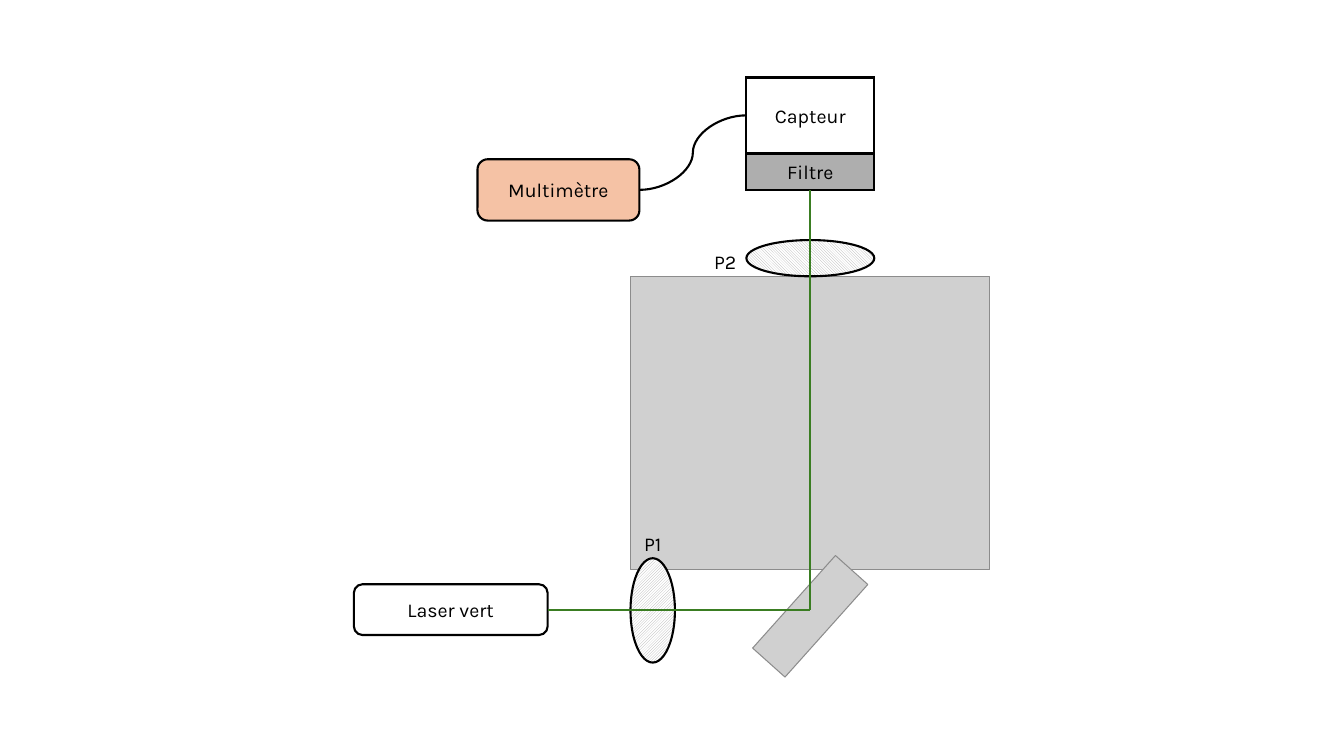
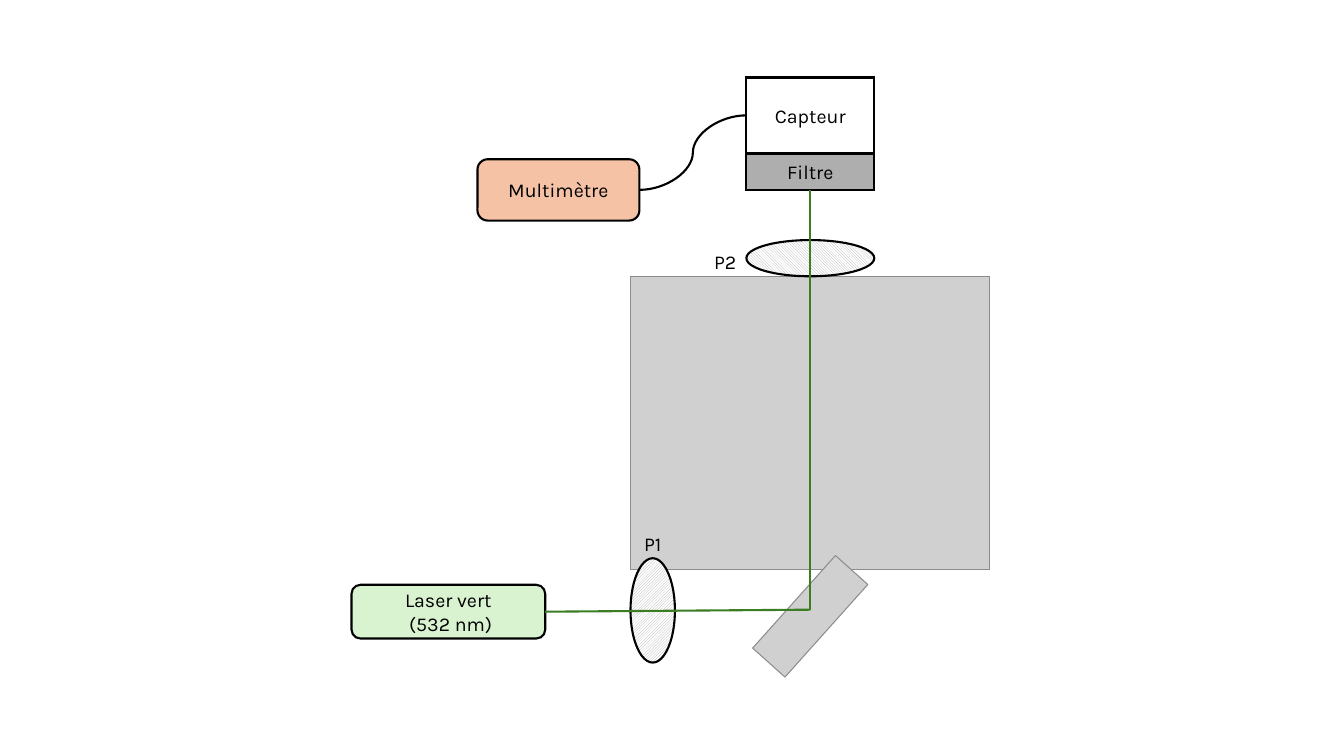
Before and after one commit to Manoe109/Labos-TPOP, a slide deck: slide 1 of Projet_2/Cahier_de_lab/PPW_schéma_2.pptx. Drawn at 1344x756 pixels with LibreOffice and Linux fonts; fonts in the diff are those of the drawing; grey boxes stand for pictures. Boxes give left, top, right and bottom in pixels: in the first picture for what was removed or moved away, otherwise in the second. Text is boxed around its words. In the diff, an @@ line names an element or a change of style, - is before the commit and + after.

```diff
--- a/Projet_2/Cahier_de_lab/PPW_schéma_2.pptx
+++ b/Projet_2/Cahier_de_lab/PPW_schéma_2.pptx
@@ rounded rectangle "Laser vert" at (x1=352, y1=585, x2=545, y2=638): fill #FFFFFF to #D9F2D0 @@
@@ text in rounded rectangle at (x1=409, y1=617, x2=492, y2=633): paragraph added @@
+(532 nm)
```
Also in this commit, not shown: 1 other file.
